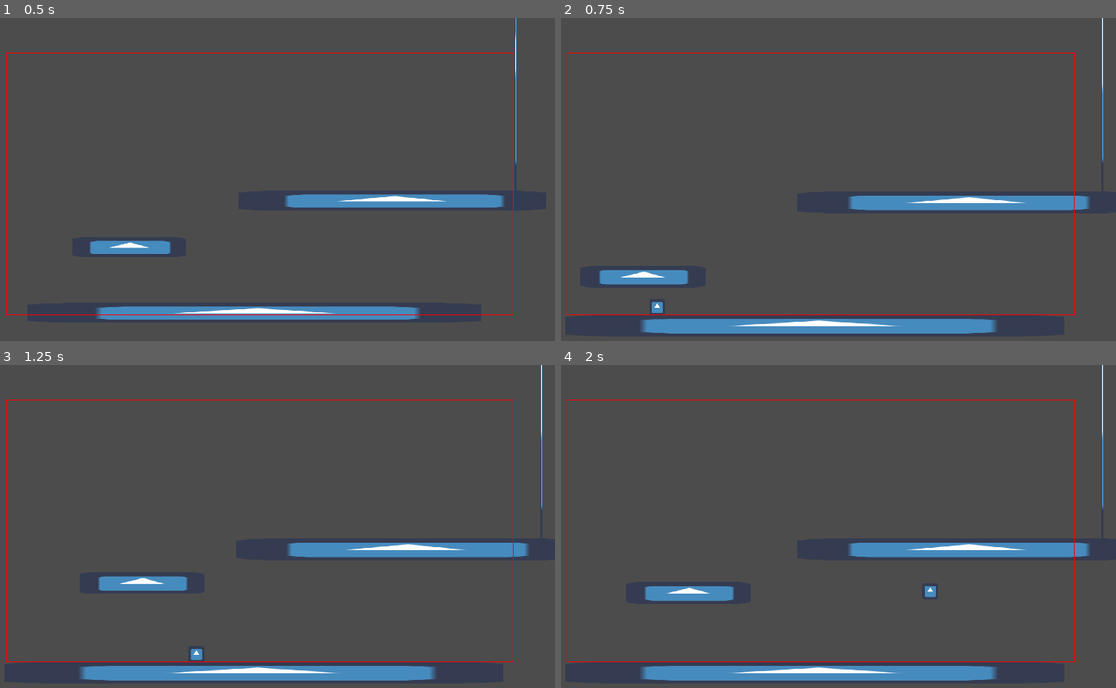
Above: before the commit, frames 1-4 (two rows, left to right).
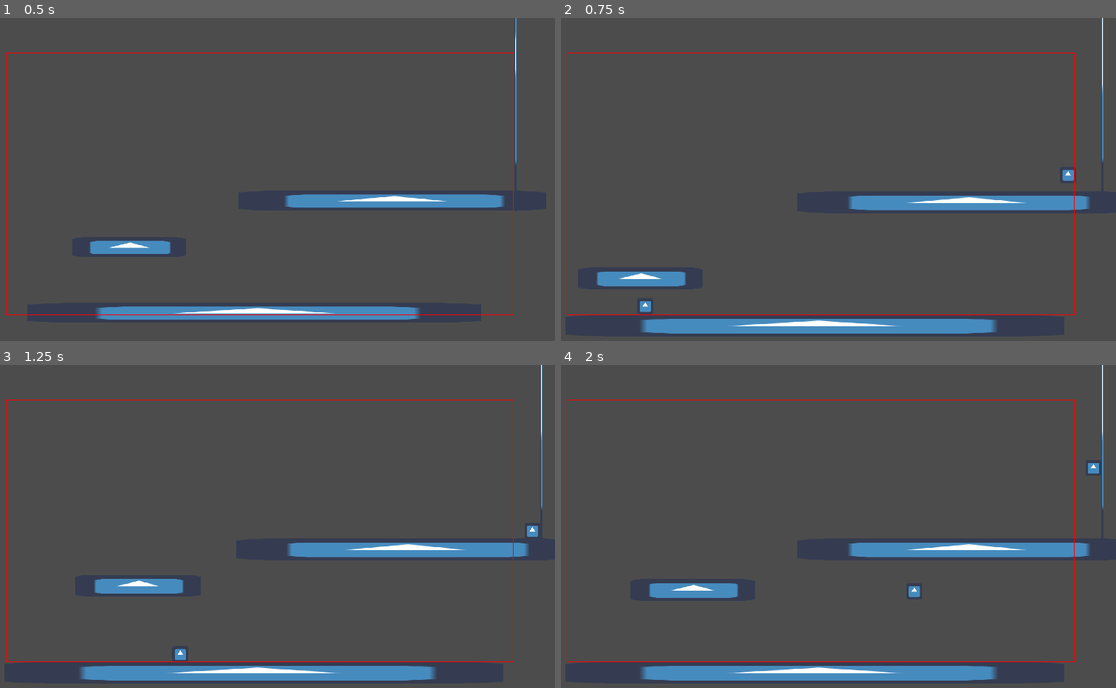
Above: after the commit, the same moments.

Repository: QuentinDaveau/Fractal-Reborn
Game: Godot game, scene res://src/game/Game.tscn
The game is run twice, just before and just after one commit, with the same random seed, the same clock (stepped at 60 frames per second) and the same inputs. The engine's default icon, where the game draws it, is replaced by a stand-in: a white triangle on a blue panel in a dark square.
Inputs (mouse positions are in pixels of both pictures, inside the frame that each line leads up to):
- Up to frame 1 (0.5 s): no input
- Up to frame 2 (0.75 s): tap Enter (ui_accept) at 0.5 s; move the mouse to (949, 166) at 0.52 s; press the mouse at (949, 166) at 0.53 s; hold Right (ui_right) from 0.53 s (still down)
- Up to frame 3 (1.25 s): keep holding Right (ui_right); tap Space (game_jump) at 0.77 s
- Up to frame 4 (2 s): keep holding Right (ui_right); move the mouse to (705, 549) at 1.27 s; release the mouse at (705, 549) at 1.28 s; right-click (705, 549) at 1.35 s; tap Space (game_jump) at 1.52 s

Frame 1 is identical in both runs. In frame 2, 0.5% of the frame differs, in the area x 6-93%, y 47-92%; in frame 3, 0.7%; in frame 4, 0.7%, in the area x 15-97%, y 30-74%.

Commit message:
Add bullet damage and player health

Diff:
--- a/project.godot
+++ b/project.godot
@@ -9,12 +9,18 @@
 config_version=4
 
 _global_script_classes=[ {
+"base": "Replayable",
+"class": "Damageable",
+"language": "GDScript",
+"path": "res://src/replayable/damageable/damageable.gd"
+}, {
 "base": "KinematicBody2D",
 "class": "Replayable",
 "language": "GDScript",
 "path": "res://src/replayable/replayable.gd"
 } ]
 _global_script_class_icons={
+"Damageable": "",
 "Replayable": ""
 }
 
--- a/src/character/Character.gd
+++ b/src/character/Character.gd
@@ -1,6 +1,5 @@
-extends Replayable
+extends Damageable
 
-const WALL_ANGLE: float = PI/4
 const SNAP_VECT: Vector2 = Vector2.DOWN * 50
 const GROUND_VECT: Vector2 = Vector2.UP
 
@@ -45,3 +44,7 @@
 
 func get_logs() -> Array:
 	return $Loggers/MotionLogger.get_logs()
+
+
+func hit(damages: int) -> void:
+	$HealthManager.hit(damages)
--- a/src/game_managers/level_manager/items_spawner.gd
+++ b/src/game_managers/level_manager/items_spawner.gd
@@ -22,5 +22,5 @@
 	var gun_resource: Resource = Warehouse.get_resource("Gun")
 	var gun: Replayable = gun_resource.instance()
 	gun.position = _spawn_position
-	gun.prepare_and_spawn(owner._actif_level, gun_resource)
+	gun.prepare_and_spawn(owner._actif_level.get_entities_container(), gun_resource)
 	$Timer.start(rand_range(MIN_DELAY, MAX_DELAY))
--- a/src/game_managers/level_manager/players_spawner.gd
+++ b/src/game_managers/level_manager/players_spawner.gd
@@ -6,7 +6,7 @@
 func spawn_players(level: Node, spawn_manager: Node) -> void:
 	get_tree().paused = true
 	var spawn_positions := []
-	for i in range(1):
+	for i in range(2):
 		spawn_manager.find_spawn_position()
 		spawn_positions.append(yield(spawn_manager, "spawn_position_found"))
 	ReplayClock.reset_timer()
--- a/src/object/bullet/Bullet.tscn
+++ b/src/object/bullet/Bullet.tscn
@@ -19,4 +19,10 @@
 [node name="Timer" type="Timer" parent="."]
 wait_time = 5.0
 autostart = true
+
+[node name="Area2D" type="Area2D" parent="."]
+
+[node name="CollisionPolygon2D" type="CollisionPolygon2D" parent="Area2D"]
+polygon = PoolVector2Array( -9, -5, -9, 5, 4, 5, 9, 0, 4, -5 )
 [connection signal="timeout" from="Timer" to="." method="_on_Timer_timeout"]
+[connection signal="body_entered" from="Area2D" to="." method="_on_Area2D_body_entered"]
--- a/src/object/bullet/bullet.gd
+++ b/src/object/bullet/bullet.gd
@@ -1,6 +1,8 @@
 extends Replayable
 
 const BULLET_ENABLE_DIST: int = 30
+
+export(int, 0, 1000) var _hit_damage: int = 25
 
 onready var GRAVITY: float = ProjectSettings.get_setting("physics/2d/default_gravity")
 onready var _spawn_position: Vector2 = global_position
@@ -32,12 +34,19 @@
 			collision_mask += 2
 			is_being_shot = false
 	_velocity.y += GRAVITY * delta
-	var collision = move_and_collide(_velocity * delta)
-	if collision:
-		log_and_free()
+	move_and_collide(_velocity * delta)
 
 
 func _on_Timer_timeout() -> void:
 	if _is_replay:
 		return
 	log_and_free()
+
+
+func _on_Area2D_body_entered(body: Node) -> void:
+	if body is Damageable:
+		body.damage(_hit_damage)
+	if not _is_replay:
+		log_and_free()
+	else:
+		queue_free()
--- a/src/object/gun/shoot_manager.gd
+++ b/src/object/gun/shoot_manager.gd
@@ -12,4 +12,4 @@
 	var b = _bullet.instance()
 	b.set_velocity((Vector2.RIGHT * SHOOT_VELOCITY).rotated(global_rotation))
 	b.global_position = global_position
-	b.prepare_and_spawn(owner.get_parent().owner.get_parent(), _bullet)
+	b.prepare_and_spawn(owner.get_parent().owner.get_parent().owner.get_entities_container(), _bullet)
--- /dev/null
+++ b/src/replayable/damageable/damageable.gd
@@ -0,0 +1,18 @@
+extends Replayable
+class_name Damageable
+
+
+export(int, 0, 1000) var _max_health: int = 100
+
+var _current_health: int = _max_health
+
+
+func damage(amount: int) -> void:
+	_current_health -= amount
+	if _current_health <= 0:
+		if not _is_replay:
+			log_and_free()
+
+
+func heal(amount: int) -> void:
+	_current_health = clamp(_current_health + amount, 0, _max_health)
